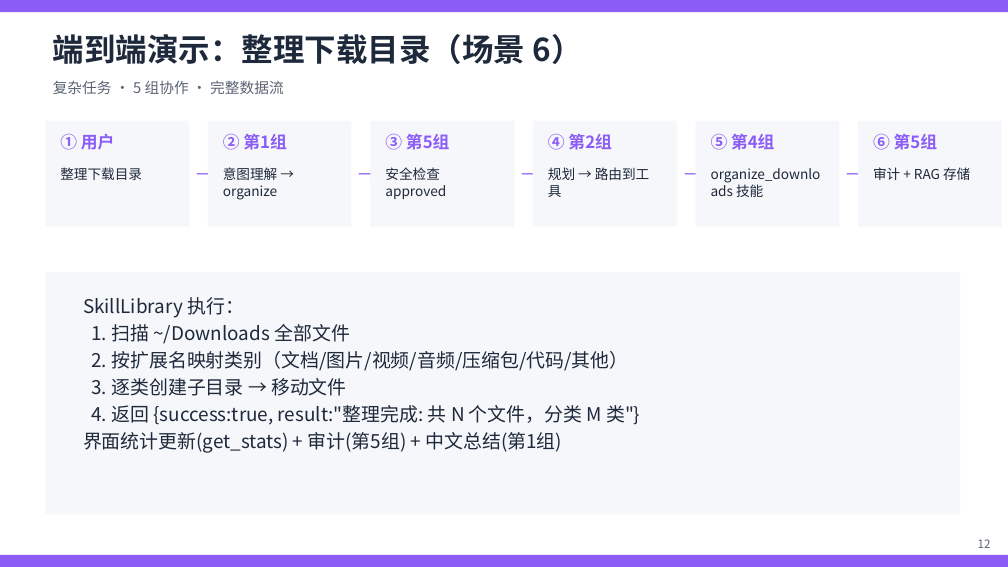
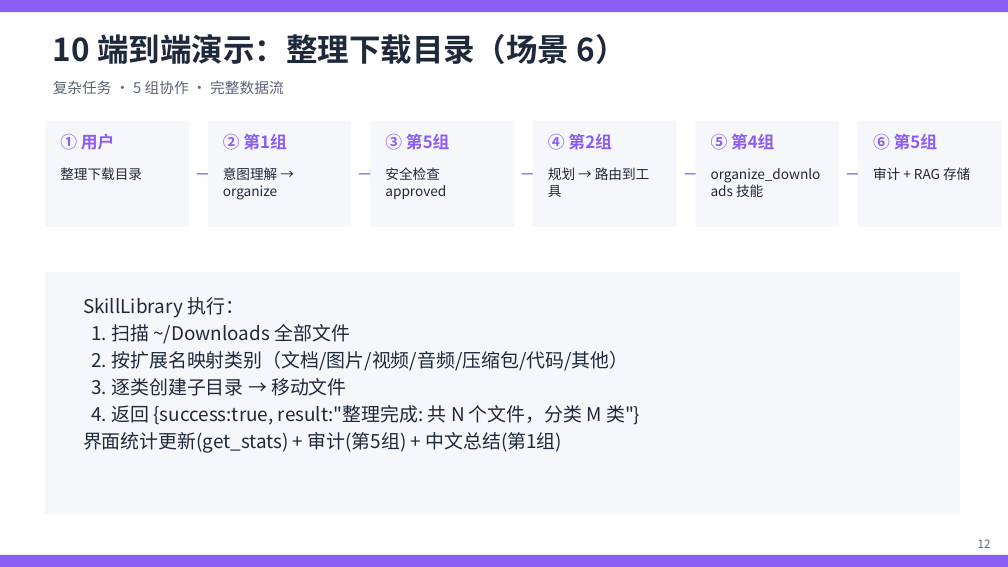
Before and after one commit to yurenhjh/miniyu, a slide deck: slide 13 of docs/第4组汇报PPT.pptx. Drawn at 1008x567 pixels with LibreOffice and Linux fonts; fonts in the diff are those of the drawing. Boxes give left, top, right and bottom in pixels: in the first picture for what was removed or moved away, otherwise in the second. Text is boxed around its words. In the diff, an @@ line names an element or a change of style, - is before the commit and + after.

```diff
--- a/docs/第4组汇报PPT.pptx
+++ b/docs/第4组汇报PPT.pptx
@@ text at (53,34,627,64): text changed @@
-端到端演示：整理下载目录（场景 6）
+10 端到端演示：整理下载目录（场景 6）
```
Also in this commit, not shown: 18 other slides changed, 2 slides added, 16 other files.
